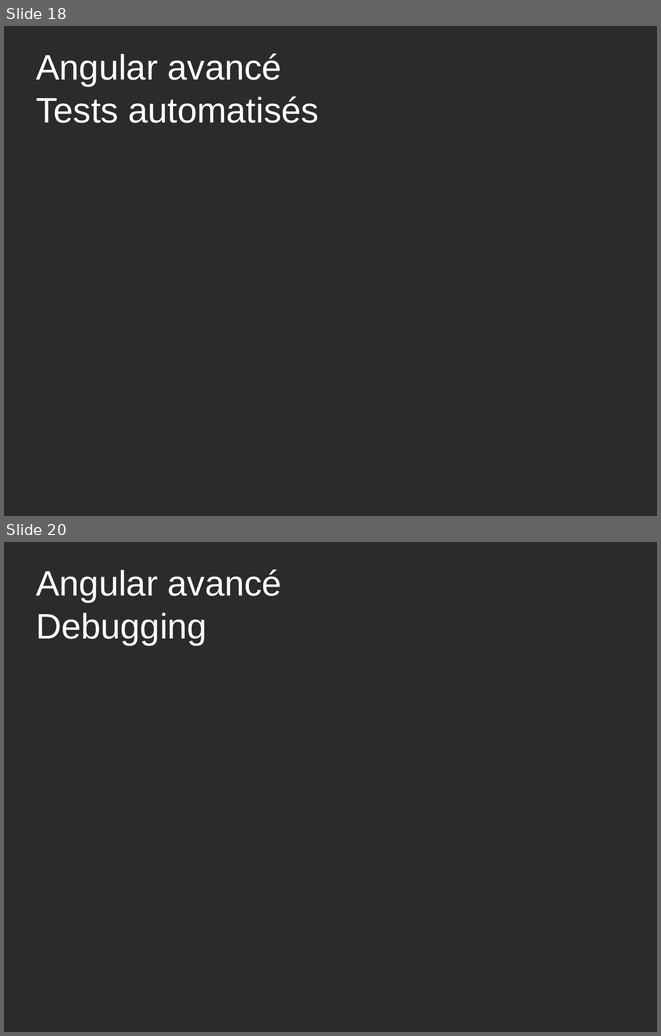
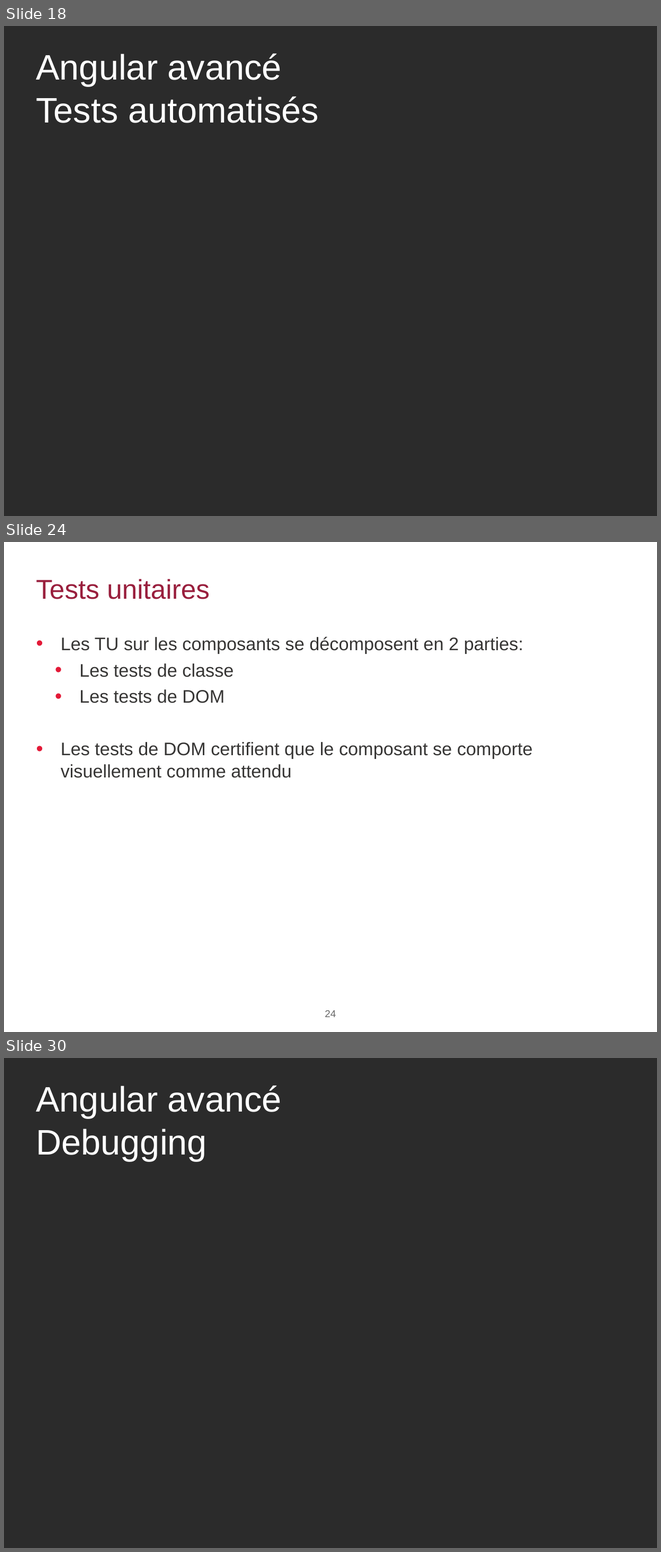
Before and after one commit to agaudichon/CGI-formation-Angular, a slide deck: docs/Formation_Angular_003_Angular-avancé.pptx. Shown one above the other, each under a label of ours: slides 18 and 20 before the commit, slides 18, 24 and 30 after it; the slides between them are not shown. The pictures are 661x1036 and 661x1552 pixels, drawn with LibreOffice and Linux fonts; fonts in the diff are those of the drawing; background and template pictures are left out; a plain dark background stands for a picture behind light text. Boxes give left, top, right and bottom in pixels: in the first picture for what was removed or moved away, otherwise in the second. Text is boxed around its words. In the diff, an @@ line names an element or a change of style, - is before the commit and + after.

```diff
--- a/docs/Formation_Angular_003_Angular-avancé.pptx
+++ b/docs/Formation_Angular_003_Angular-avancé.pptx
@@ slide 24 added at <box>4,542,657,1032</box>, background #FFFFFF @@
@@ title added at <box>36,579,210,599</box>, 30 pt, text #991F3D @@
+Tests unitaires
@@ text added at <box>61,636,533,778</box>, 20 pt, text #363534 @@
+• Les TU sur les composants se décomposent en 2 parties:
+  • Les tests de classe
+  • Les tests de DOM
+• Les tests de DOM certifient que le composant se comporte visuellement comme attendu
@@ page number added at <box>325,1010,336,1017</box>, 11 pt, text #666666 @@
+24
@@ what was slide 20 is now slide 30 @@
```
Also in this commit, not shown: 10 other slides added, 1 slide removed, 1 other file.
